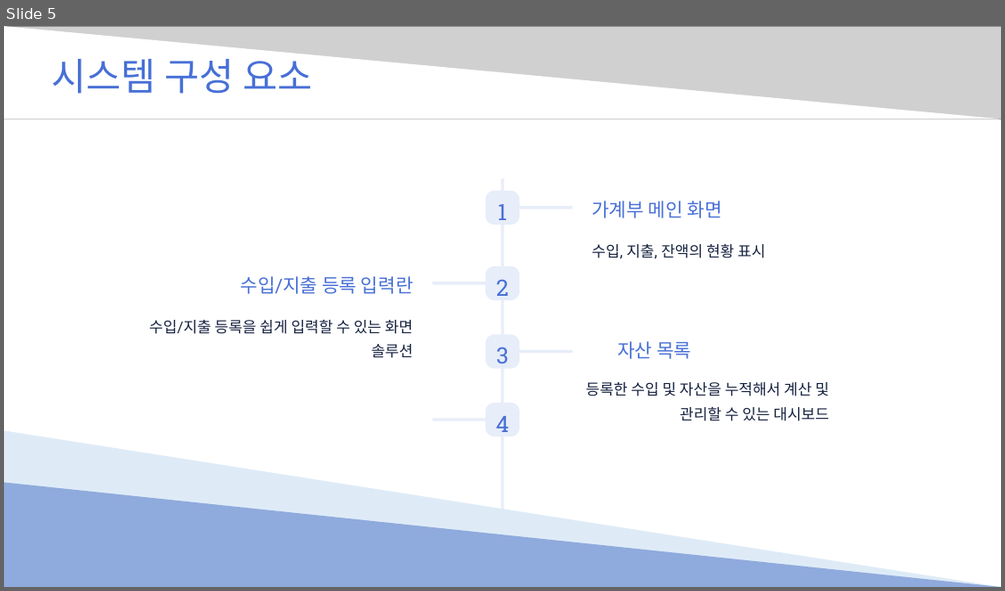
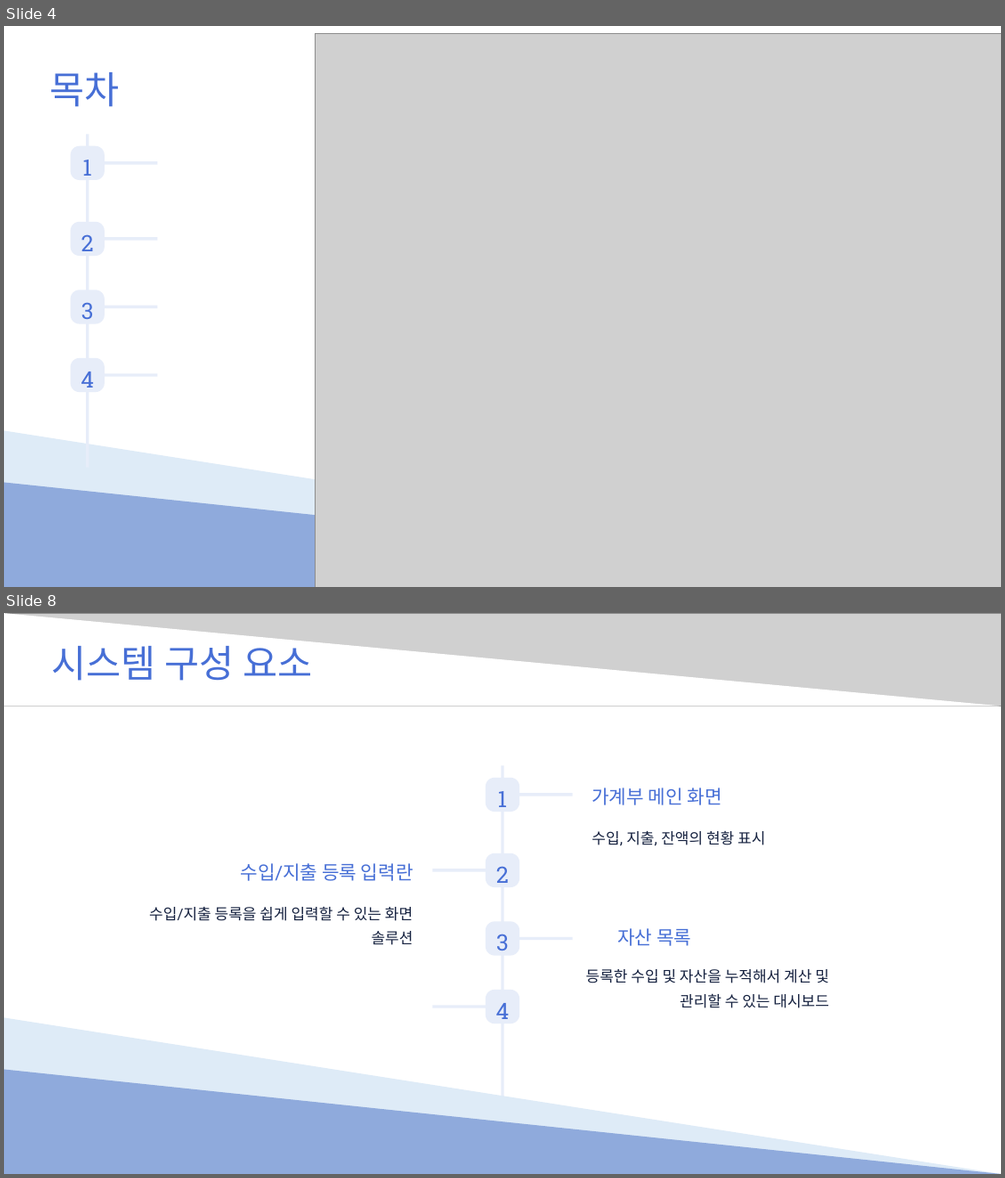
Before and after one commit to Hyno2/C-project, a slide deck: PPT/System.pptx. Shown one above the other, each under a label of ours: slide 5 before the commit, slides 4 and 8 after it; the slides between them are not shown. The pictures are 1005x591 and 1005x1178 pixels, drawn with LibreOffice and Linux fonts; fonts in the diff are those of the drawing; grey boxes stand for pictures. Boxes give left, top, right and bottom in pixels: in the first picture for what was removed or moved away, otherwise in the second. Text is boxed around its words. In the diff, an @@ line names an element or a change of style, - is before the commit and + after.

```diff
--- a/PPT/System.pptx
+++ b/PPT/System.pptx
@@ slide 4 added at [4, 26, 1001, 587], background #FFFFFF @@
@@ picture added at [315, 33, 1001, 587] @@
@@ text added at [50, 72, 120, 107], 43.7 pt, text #476FD6 @@
+목차
@@ rounded rectangle added at [71, 145, 105, 180], fill #E7EDF9 @@
@@ rectangle added at [86, 134, 89, 467], fill #E7EDF9 @@
@@ text added at [82, 160, 91, 176], 26.2 pt, text #476FD6 @@
+1
@@ rectangle added at [105, 161, 157, 164], fill #E7EDF9 @@
@@ rounded rectangle added at [71, 222, 105, 256], fill #E7EDF9 @@
@@ text added at [81, 234, 94, 251], 26.2 pt, text #476FD6 @@
+2
@@ rectangle added at [105, 237, 157, 240], fill #E7EDF9 @@
@@ rounded rectangle added at [71, 289, 105, 324], fill #E7EDF9 @@
@@ text added at [81, 302, 94, 319], 26.2 pt, text #476FD6 @@
+3
@@ rectangle added at [105, 305, 157, 308], fill #E7EDF9 @@
@@ rounded rectangle added at [71, 358, 105, 393], fill #E7EDF9 @@
@@ text added at [81, 371, 94, 387], 26.2 pt, text #476FD6 @@
+4
@@ rectangle added at [105, 374, 157, 377], fill #E7EDF9 @@
@@ right triangle added at [4, 430, 1001, 587], fill #DEEBF7 @@
@@ right triangle added at [4, 482, 1001, 587], fill #8FAADC @@
@@ what was slide 5 is now slide 8 @@
```
Also in this commit, not shown: 4 slides changed, 2 other slides added.
